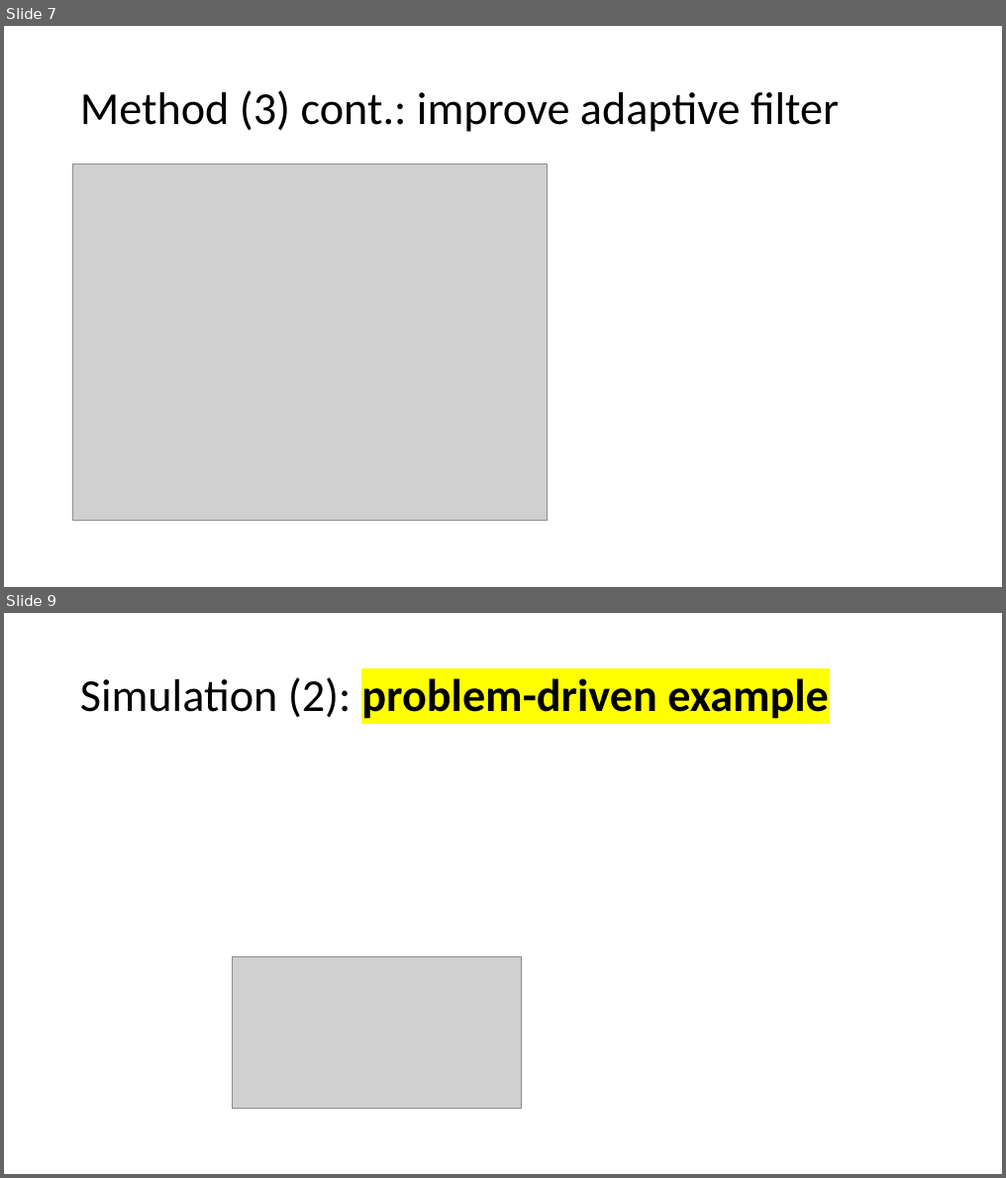
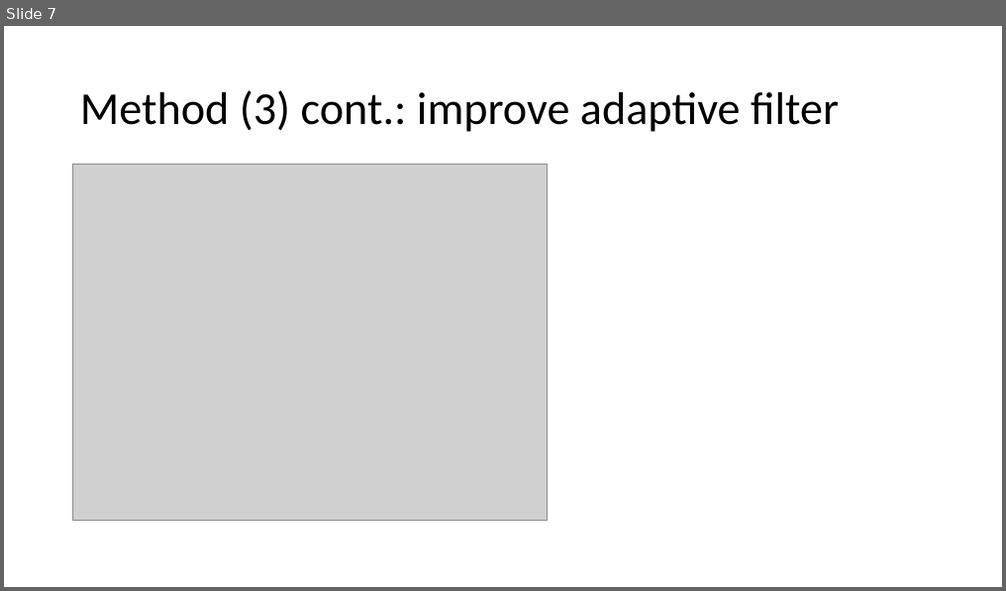
Before and after one commit to weigcdsb/COM_POISSON, a slide deck: documents/JSM_2021/15min_version.pptx. Shown one above the other, each under a label of ours: slides 7 and 9 before the commit, slide 7 after it; the slides between them are not shown. The pictures are 1006x1178 and 1006x591 pixels, drawn with LibreOffice and Linux fonts; fonts in the diff are those of the drawing; grey boxes stand for pictures. Boxes give left, top, right and bottom in pixels: in the first picture for what was removed or moved away, otherwise in the second. Text is boxed around its words. In the diff, an @@ line names an element or a change of style, - is before the commit and + after.

```diff
--- a/documents/JSM_2021/15min_version.pptx
+++ b/documents/JSM_2021/15min_version.pptx
@@ slide 9 removed at [4, 613, 1002, 1174], background #FFFFFF @@
@@ title removed at [80, 677, 829, 719] @@
-Simulation (2): problem-driven example
@@ picture removed at [232, 957, 522, 1108] @@
```
Also in this commit, not shown: 2 slides changed, 1 slide added, 31 other files.
